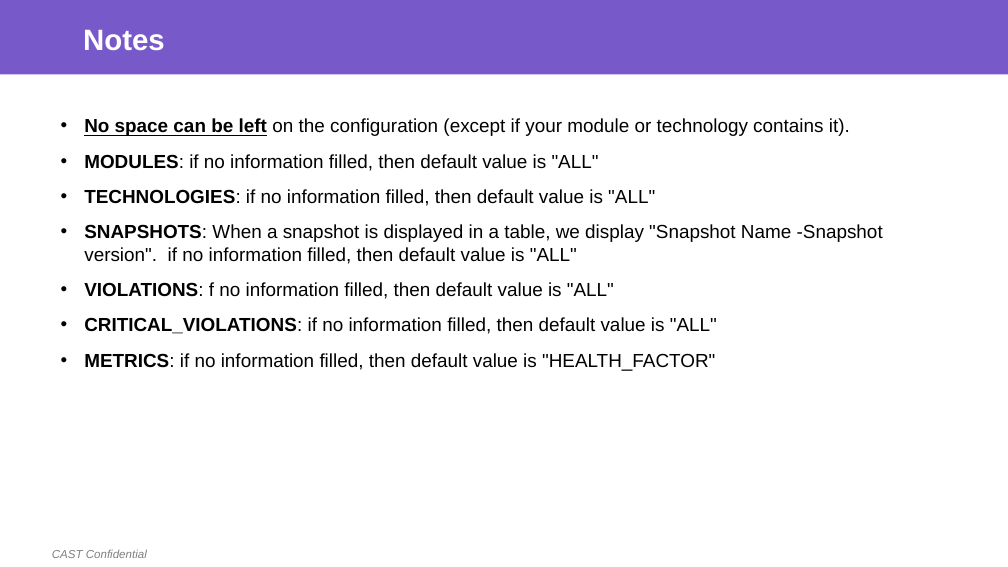
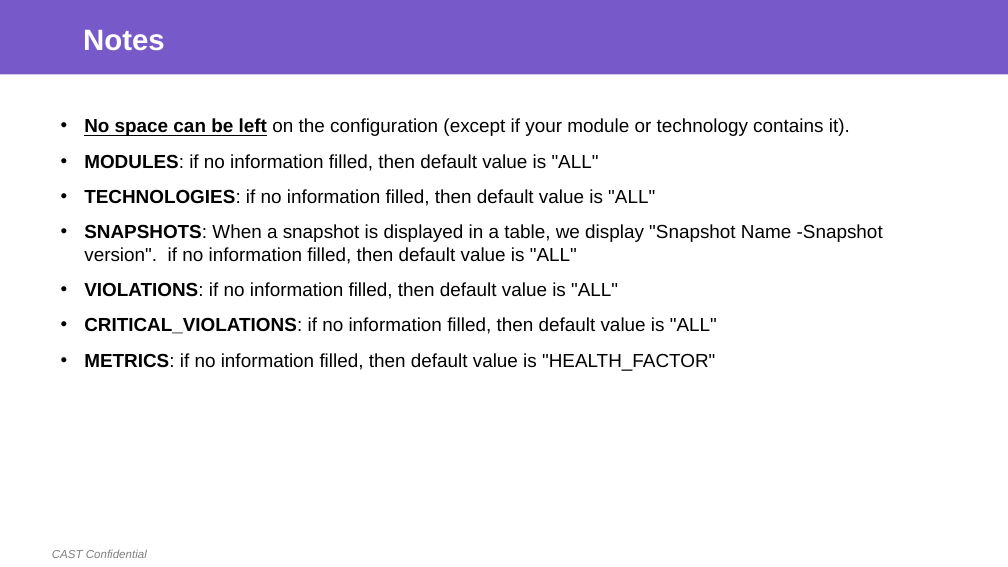
Before and after one commit to CAST-projects/ReportGenerator, a slide deck: slide 12 of CastReporting.Reporting/TemplatesFiles/Generic Table Definition.pptx. Drawn at 1008x567 pixels with LibreOffice and Linux fonts; fonts in the diff are those of the drawing; background and template pictures are left out. Boxes give left, top, right and bottom in pixels: in the first picture for what was removed or moved away, otherwise in the second. Text is boxed around its words. In the diff, an @@ line names an element or a change of style, - is before the commit and + after.

```diff
--- a/CastReporting.Reporting/TemplatesFiles/Generic Table Definition.pptx
+++ b/CastReporting.Reporting/TemplatesFiles/Generic Table Definition.pptx
@@ text at <box>84,282,618,299</box>: text changed @@
-• VIOLATIONS: f no information filled, then default value is "ALL"
+• VIOLATIONS: if no information filled, then default value is "ALL"
```
Also in this commit, not shown: 1 other slide changed, 1 other file.
